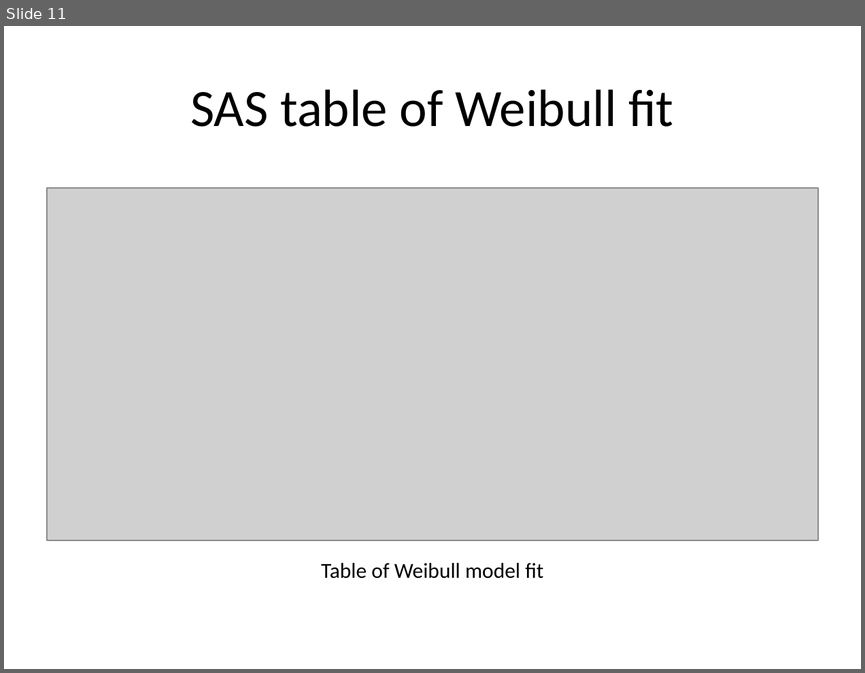
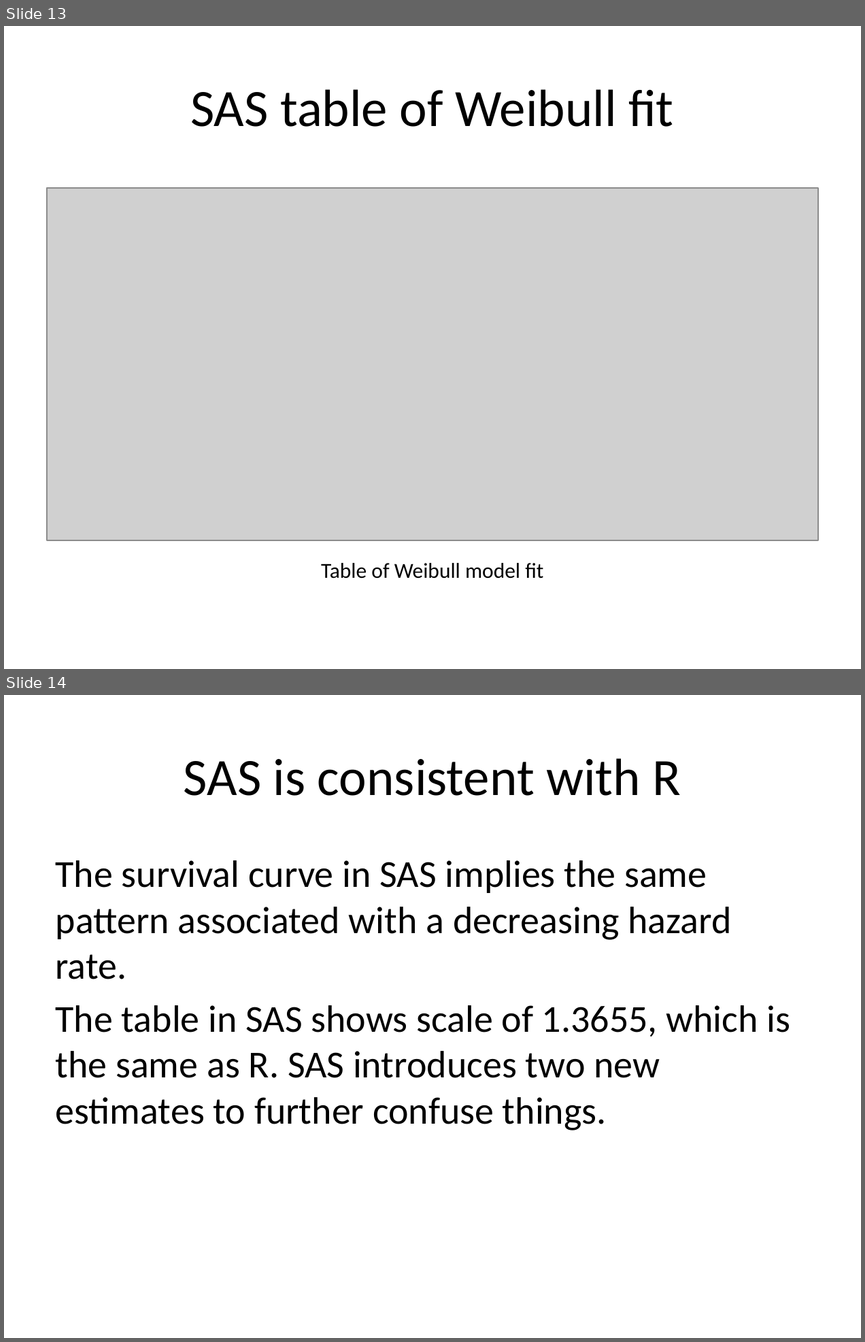
Before and after one commit to pmean/survival-lecture5, a slide deck: r/correction.pptx. Shown one above the other, each under a label of ours: slide 11 before the commit, slides 13 and 14 after it. The pictures are 865x673 and 865x1342 pixels, drawn with LibreOffice and Linux fonts; fonts in the diff are those of the drawing; grey boxes stand for pictures. Boxes give left, top, right and bottom in pixels: in the first picture for what was removed or moved away, otherwise in the second. Text is boxed around its words. In the diff, an @@ line names an element or a change of style, - is before the commit and + after.

```diff
--- a/r/correction.pptx
+++ b/r/correction.pptx
@@ slide 14 added at (x1=4, y1=695, x2=861, y2=1338), background #FFFFFF @@
@@ title added at (x1=184, y1=758, x2=681, y2=796), 44 pt, text #000000 @@
+SAS is consistent with R
@@ text added at (x1=56, y1=860, x2=790, y2=1130), 32 pt, text #000000 @@
+The survival curve in SAS implies the same pattern associated with a decreasing hazard rate.
+The table in SAS shows scale of 1.3655, which is the same as R. SAS introduces two new estimates to further confuse things.
@@ what was slide 11 is now slide 13 @@
```
Also in this commit, not shown: 5 other slides added, 2 other files.
